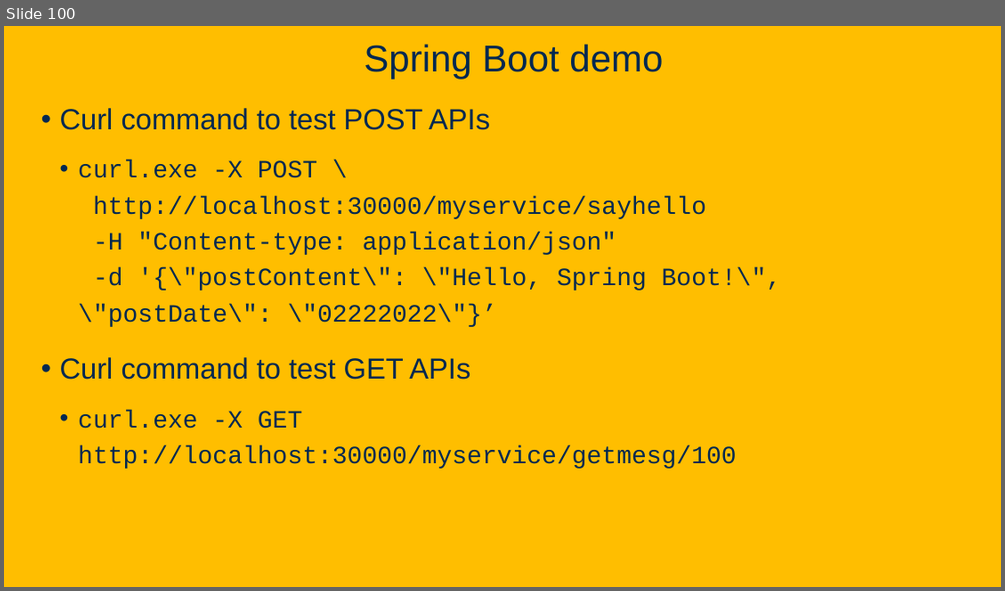
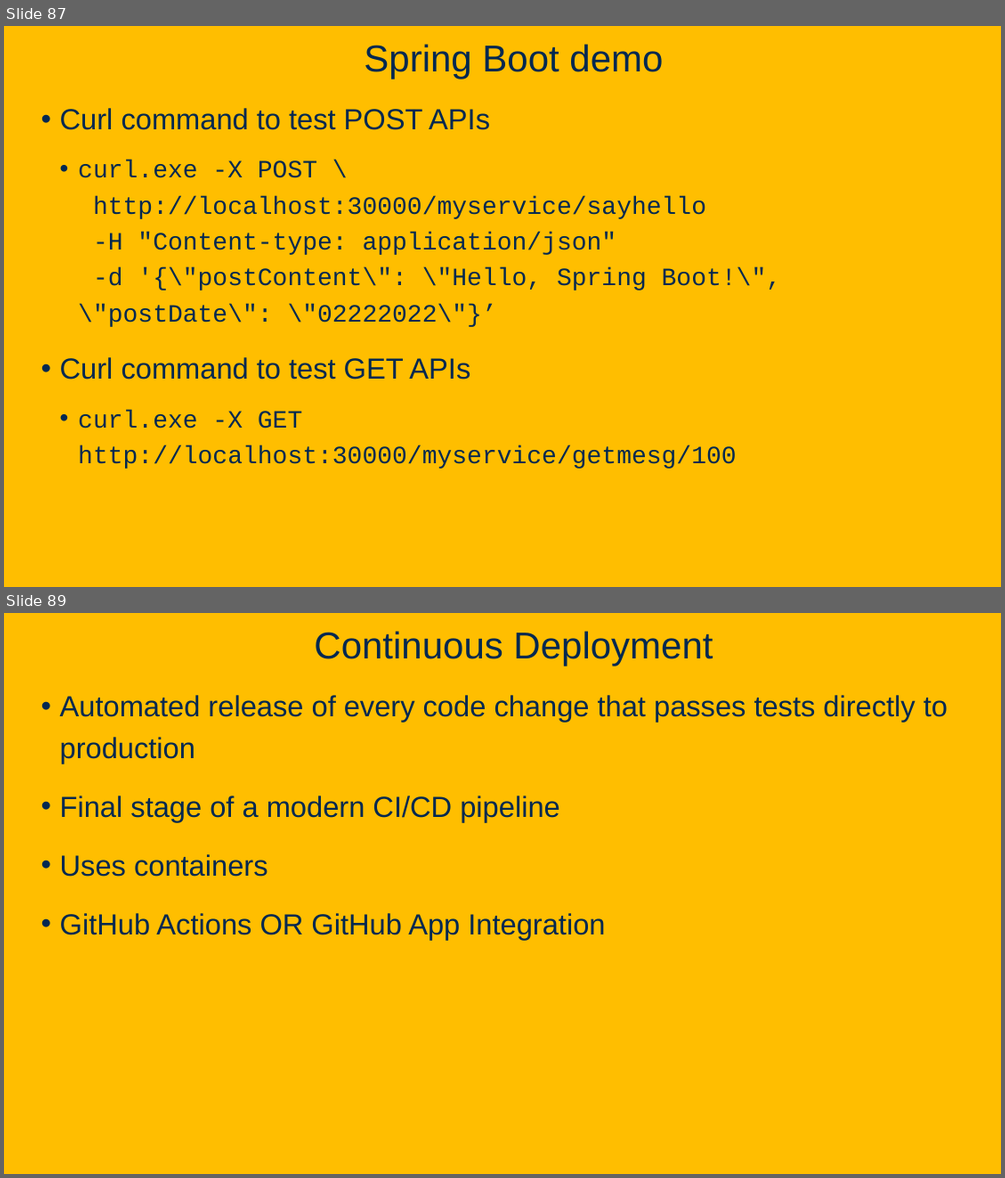
Before and after one commit to davsec-teaching/ecs160-f25, a slide deck: slides/6_software_architecture.pptx. Shown one above the other, each under a label of ours: slide 100 before the commit, slides 87 and 89 after it; the slides between them are not shown. The pictures are 1005x591 and 1005x1178 pixels, drawn with LibreOffice and Linux fonts; fonts in the diff are those of the drawing; background and template pictures are left out. Boxes give left, top, right and bottom in pixels: in the first picture for what was removed or moved away, otherwise in the second. Text is boxed around its words. In the diff, an @@ line names an element or a change of style, - is before the commit and + after.

```diff
--- a/slides/6_software_architecture.pptx
+++ b/slides/6_software_architecture.pptx
@@ slide 89 added at [4, 613, 1001, 1174], background picture (left out) @@
@@ title added at [314, 631, 712, 666], 36 pt, text #022850 @@
+Continuous Deployment
@@ text added at [60, 695, 947, 940], 28 pt, text #022850 @@
+• Automated release of every code change that passes tests directly to production
+• Final stage of a modern CI/CD pipeline
+• Uses containers
+• GitHub Actions OR GitHub App Integration
@@ what was slide 100 is now slide 87 @@
```
Also in this commit, not shown: 9 slides changed, 15 other slides added.
